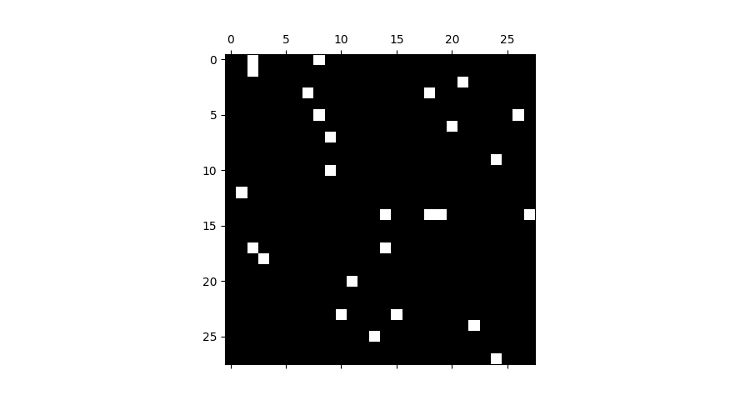
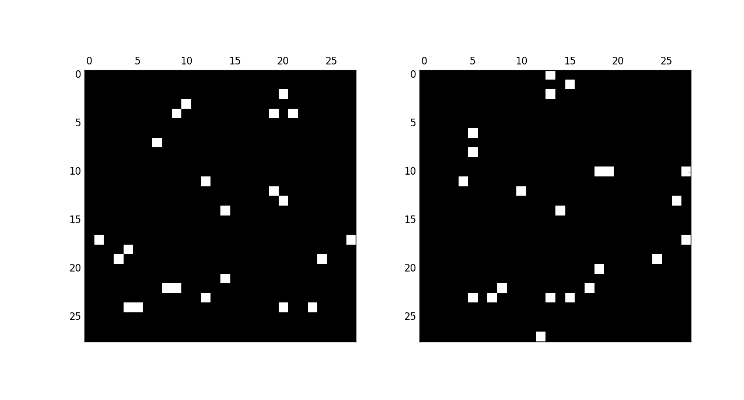
Two versions of the same layered image (744px x 400px). Layer-by-layer changes:
removed layer "linkedin cover 744 by 400.png" over (x1=165, y1=35, x2=565, y2=370)
added layer "star2 350 by 350.xcf" above "star1 350 by 350.xcf" over (x1=367, y1=35, x2=692, y2=370)
added layer "star1 350 by 350.xcf" above "Layer" over (x1=70, y1=35, x2=382, y2=370)
